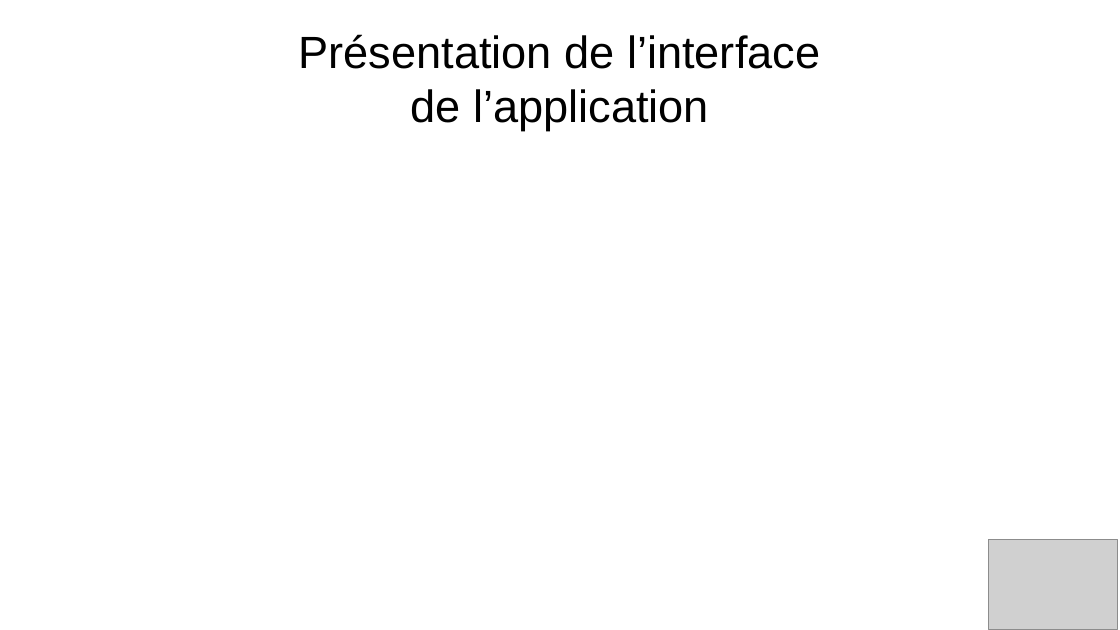
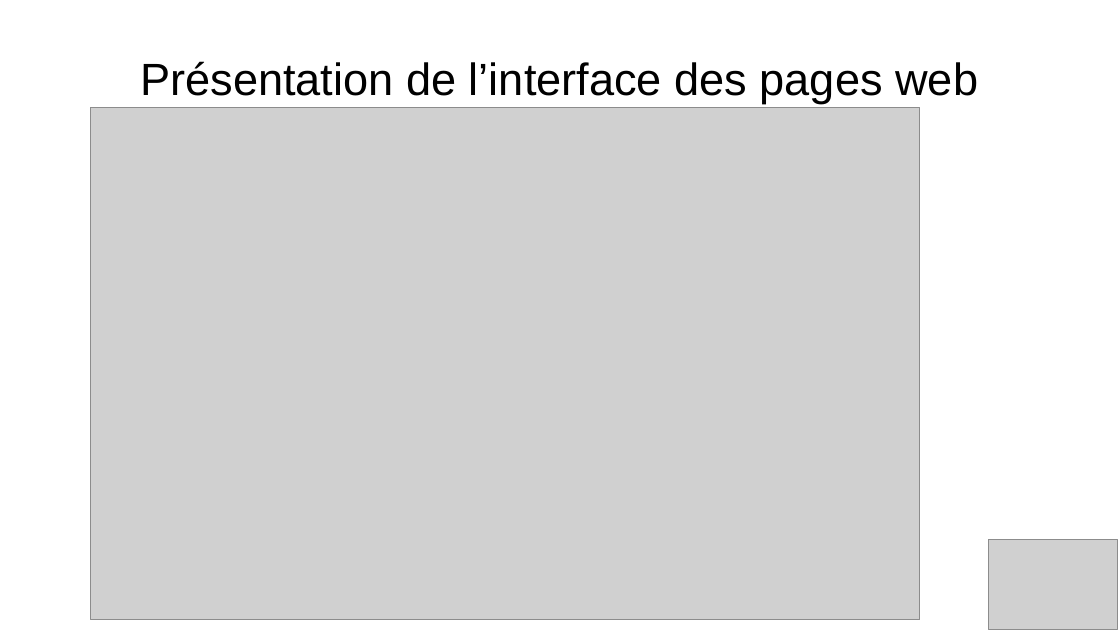
Before and after one commit to Gabin221/Tracking-BLE-documents, a slide deck: slide 20 of Revues/Revues1/presentation_yahya_andrea_gabin.odp. Drawn at 1120x630 pixels with LibreOffice and Linux fonts; fonts in the diff are those of the drawing; grey boxes stand for pictures. Boxes give left, top, right and bottom in pixels: in the first picture for what was removed or moved away, otherwise in the second. Text is boxed around its words. In the diff, an @@ line names an element or a change of style, - is before the commit and + after.

```diff
--- a/Revues/Revues1/presentation_yahya_andrea_gabin.odp
+++ b/Revues/Revues1/presentation_yahya_andrea_gabin.odp
@@ title at (140,61,978,104): text changed @@
-Présentation de l’interface
-de l’application
+Présentation de l’interface des pages web
@@ picture added at (91,107,921,620) @@
```
Also in this commit, not shown: 10 other slides changed, 1 slide added, 13 other files.
